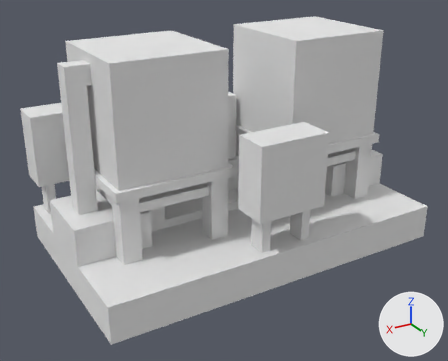
The OBJ model src/main/resources/assets/immersiveengineering/models/block/metalMultiblock/refinery.obj: old version first, new version second.
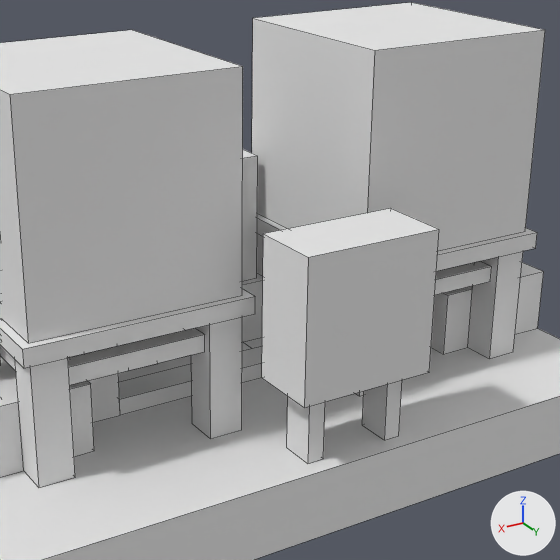
Old and new are each drawn whole from a 50 mm lens placed at (4.86, 7.57, 3.48), pointed at (0.69, 0.63, 0.01) and again close up on the part from 23% to 87% of the width and 4% to 84% of the height. The axes (+X, +Y, +Z) are drawn at lower right. The lights are the same throughout. The close-ups show mesh edges as thin lines. Where no turn or scale is listed for an object, it has been applied to the vertices. Vertices at the same position are counted once.

The older version as bpy lines, for what is in view:
```python
me_refinery = bpy.data.meshes.new('refinery')
me_refinery.from_pydata(...)  # 334 vertices, 190 faces; spans x -2.0..3.0, y -1.0..2.0, z -1.0..2.0
me_refinery.materials.append(mat_refinery)  # white #e7e7e7
ob_refinery = bpy.data.objects.new('refinery', me_refinery)
ob_refinery.location = (0.0, 0.0, 0.0)
```
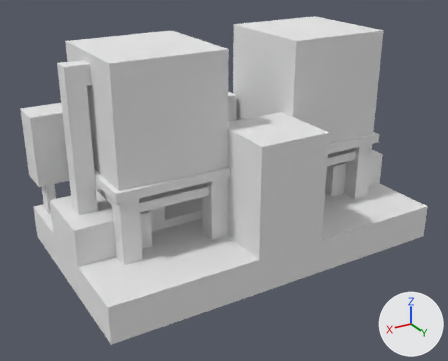
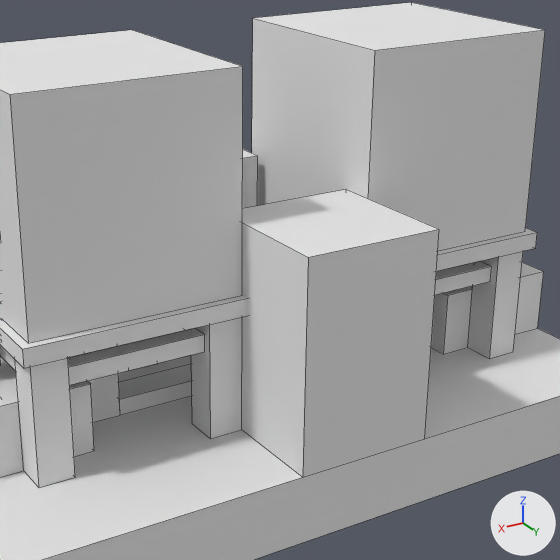
Location of each change, [x1, y1, x2, y2] in pixels of the close-ups (560 x 560 px; the box of a moved part takes in the faces that stretch with it):
part 1 of me_refinery, deleted
    before: [287, 397, 325, 464]
part 2 of me_refinery, deleted
    before: [362, 380, 402, 440]
part 3 of me_refinery, moved or reshaped
    before: [262, 208, 439, 408]
    after: [242, 189, 439, 477]

The change, as a diff of the scene's bpy script:
```diff
--- a/src/main/resources/assets/immersiveengineering/models/block/metalMultiblock/refinery.obj.py
+++ b/src/main/resources/assets/immersiveengineering/models/block/metalMultiblock/refinery.obj.py
@@ me_refinery @@
 # used by ob_refinery; location = (0.0, 0.0, 0.0)
-me_refinery.from_pydata(...)  # 334 vertices, 190 faces; spans x -2.0..3.0, y -1.0..2.0, z -1.0..2.0
+me_refinery.from_pydata(...)  # 316 vertices, 181 faces; spans x -2.0..3.0, y -1.0..2.0, z -1.0..2.0
+# me_refinery part 1: the loose piece of 8 vertices spanning x 0.75..0.88, y 1.62..1.88, z -0.5..0.0 is deleted
+# me_refinery part 2: the loose piece of 8 vertices spanning x 0.12..0.25, y 1.62..1.88, z -0.5..0.0 is deleted
+# me_refinery part 3
+# 6 vertices are removed from x 0.0..1.0, y 1.5..2.0, z 0.0..1.0
+# 6 faces are deleted
+# 4 vertices are added at (0.0, 1.0, 1.0), (1.0, 1.0, 1.0), (1.0, 2.0, -0.5), (0.0, 2.0, -0.5)
+# 5 new faces join them
 me_refinery.materials.append(mat_refinery)
```
